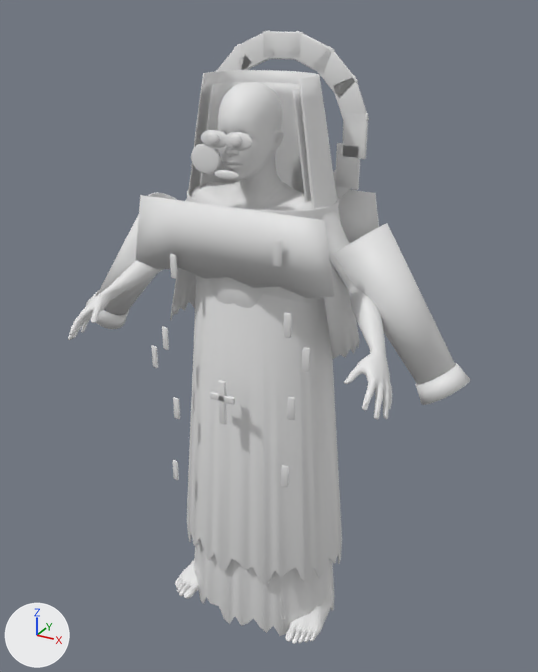
Renders of the Blender file assets/generated/cathedral_roster/stained_shade/model.blend from each side of a commit.
One viewpoint serves both versions: a 50 mm lens placed at (1.08, -1.916, 1.99), pointed at (0.031, -0.009, 1.036). The lights are fixed; the arrows at lower left show +X, +Y and +Z. The picture after the commit comes second. Materials are left out; every surface is plain grey.
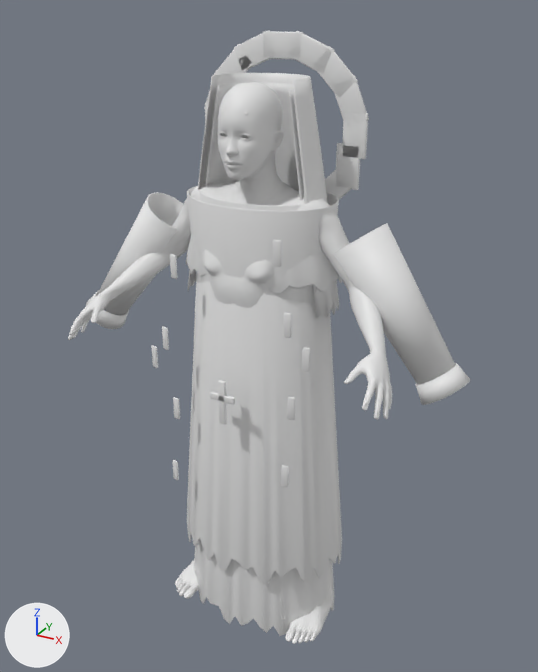
Changed parts and their boxes [x1, y1, x2, y2] in the pictures (538 x 672 px):
'IvoryShoulderBibFront', deleted: before [135, 195, 335, 298]
'OuterVeil', reshaped (20% narrower, 15% shorter): before [170, 70, 360, 359]; after [188, 73, 339, 318]
'InnerWimple', reshaped: before [199, 82, 311, 203]; after [206, 83, 305, 200]
'IvoryShoulderCape', added: after [186, 192, 342, 294]
'IvoryShoulderBibBack', deleted: before [338, 190, 379, 243]
'CheekDecay', deleted: before [191, 144, 219, 174]
'EyeSocket_R', deleted: before [225, 132, 253, 151]
'EyeSocket_L', deleted: before [201, 130, 226, 148]
'MouthShadow', deleted: before [215, 170, 239, 180]
'Eye_R', deleted: before [230, 134, 242, 148]
'Eye_L', deleted: before [207, 132, 219, 146]
'stained_shade_Body.teeth_base', added (mostly hidden): after [242, 136, 249, 138]

The change, as a list of edits to the scene's bpy script:
```text
Change me_outerveilmesh_001:
    remove me_outerveilmesh_001.from_pydata(...)  # 210 vertices, 164 faces; spans x -0.324..0.324, y -0.092..0.207, z 1.042..1.822
    add me_outerveilmesh_001.from_pydata(...)  # 210 vertices, 164 faces; spans x -0.253..0.253, y -0.075..0.17, z 1.153..1.817
    me_outerveilmesh_001 part 1: 210 of 210 vertices moved; they spanned x -0.324..0.324, y -0.092..0.207, z 1.042..1.822 and now span x -0.253..0.253, y -0.075..0.17, z 1.153..1.817; mean shift (0.0, -0.011, 0.045)
Change me_innerwimplemesh_001:
    remove me_innerwimplemesh_001.from_pydata(...)  # 210 vertices, 164 faces; spans x -0.218..0.218, y -0.066..0.148, z 1.38..1.791
    add me_innerwimplemesh_001.from_pydata(...)  # 210 vertices, 164 faces; spans x -0.185..0.185, y -0.059..0.133, z 1.436..1.791
    me_innerwimplemesh_001 part 2: 210 of 210 vertices moved; they spanned x -0.218..0.218, y -0.066..0.148, z 1.38..1.791 and now span x -0.185..0.185, y -0.059..0.133, z 1.436..1.791; mean shift (0.0, -0.005, 0.025)
Add me_cube_019_1:
    me_cube_019_1.from_pydata(...)  # a box spanning x -0.037..0.037, y -0.0056..0.0056, z -0.0648..0.0648
    me_cube_019_1.polygons.foreach_set('use_smooth', [True] * 6)
Add me_cube_018_1:
    me_cube_018_1.from_pydata(...)  # a box spanning x -0.037..0.037, y -0.0056..0.0056, z -0.0648..0.0648
    me_cube_018_1.polygons.foreach_set('use_smooth', [True] * 6)
Add me_cube_008_1:
    me_cube_008_1.from_pydata(...)  # a box spanning x -0.0111..0.0111, y -0.0037..0.0037, z -0.037..0.037
    me_cube_008_1.polygons.foreach_set('use_smooth', [True] * 6)
Remove ob_ivoryshoulderbibfront:
    ob_ivoryshoulderbibfront = bpy.data.objects.new('IvoryShoulderBibFront', me_ivoryshoulderbibfrontmesh_001)
Remove ob_ivoryshoulderbibback:
    ob_ivoryshoulderbibback = bpy.data.objects.new('IvoryShoulderBibBack', me_ivoryshoulderbibbackmesh_001)
Remove ob_eyesocket_l:
    ob_eyesocket_l = bpy.data.objects.new('EyeSocket_L', me_sphere_012)
Remove ob_eyesocket_r:
    ob_eyesocket_r = bpy.data.objects.new('EyeSocket_R', me_sphere_013)
Remove ob_eye_l:
    ob_eye_l = bpy.data.objects.new('Eye_L', me_sphere_014)
Remove ob_eye_r:
    ob_eye_r = bpy.data.objects.new('Eye_R', me_sphere_015)
Remove ob_mouthshadow:
    ob_mouthshadow = bpy.data.objects.new('MouthShadow', me_sphere_016)
Remove ob_cheekdecay:
    ob_cheekdecay = bpy.data.objects.new('CheekDecay', me_sphere_017)
Change ob_glassshard00:
    ob_glassshard00: bpy.data.objects.new('GlassShard00', me_cube_010) -> bpy.data.objects.new('GlassShard00', me_cube_008_1)
Change ob_glassshard02:
    ob_glassshard02: bpy.data.objects.new('GlassShard02', me_cube_012) -> bpy.data.objects.new('GlassShard02', me_cube_010)
Change ob_glassshard04:
    ob_glassshard04: bpy.data.objects.new('GlassShard04', me_cube_014) -> bpy.data.objects.new('GlassShard04', me_cube_012)
Change ob_glassshard05:
    ob_glassshard05: bpy.data.objects.new('GlassShard05', me_cube_015) -> bpy.data.objects.new('GlassShard05', me_cube_013)
Change ob_glassshard06:
    ob_glassshard06: bpy.data.objects.new('GlassShard06', me_cube_016) -> bpy.data.objects.new('GlassShard06', me_cube_014)
Change ob_glassshard07:
    ob_glassshard07: bpy.data.objects.new('GlassShard07', me_cube_017) -> bpy.data.objects.new('GlassShard07', me_cube_015)
Change ob_glassshard08:
    ob_glassshard08: bpy.data.objects.new('GlassShard08', me_cube_018) -> bpy.data.objects.new('GlassShard08', me_cube_016)
Change ob_glassshard09:
    ob_glassshard09: bpy.data.objects.new('GlassShard09', me_cube_019) -> bpy.data.objects.new('GlassShard09', me_cube_017)
Change ob_haloglass_00:
    ob_haloglass_00: bpy.data.objects.new('HaloGlass_00', me_cube_020) -> bpy.data.objects.new('HaloGlass_00', me_cube_018_1)
Change ob_haloglass_01:
    ob_haloglass_01: bpy.data.objects.new('HaloGlass_01', me_cube_021) -> bpy.data.objects.new('HaloGlass_01', me_cube_019_1)
Change ob_haloglass_02:
    ob_haloglass_02: bpy.data.objects.new('HaloGlass_02', me_cube_022) -> bpy.data.objects.new('HaloGlass_02', me_cube_020)
Change ob_haloglass_03:
    ob_haloglass_03: bpy.data.objects.new('HaloGlass_03', me_cube_023) -> bpy.data.objects.new('HaloGlass_03', me_cube_021)
Change ob_haloglass_04:
    ob_haloglass_04: bpy.data.objects.new('HaloGlass_04', me_cube_024) -> bpy.data.objects.new('HaloGlass_04', me_cube_022)
Change ob_haloglass_05:
    ob_haloglass_05: bpy.data.objects.new('HaloGlass_05', me_cube_025) -> bpy.data.objects.new('HaloGlass_05', me_cube_023)
Change ob_haloglass_06:
    ob_haloglass_06: bpy.data.objects.new('HaloGlass_06', me_cube_026) -> bpy.data.objects.new('HaloGlass_06', me_cube_024)
Change ob_haloglass_07:
    ob_haloglass_07: bpy.data.objects.new('HaloGlass_07', me_cube_027) -> bpy.data.objects.new('HaloGlass_07', me_cube_025)
Change ob_haloglass_08:
    ob_haloglass_08: bpy.data.objects.new('HaloGlass_08', me_cube_028) -> bpy.data.objects.new('HaloGlass_08', me_cube_026)
Change ob_haloglass_14:
    ob_haloglass_14: bpy.data.objects.new('HaloGlass_14', me_cube_034) -> bpy.data.objects.new('HaloGlass_14', me_cube_032)
Change ob_haloglass_15:
    ob_haloglass_15: bpy.data.objects.new('HaloGlass_15', me_cube_035) -> bpy.data.objects.new('HaloGlass_15', me_cube_033)
Add ob_ivoryshouldercape:
    ob_ivoryshouldercape = bpy.data.objects.new('IvoryShoulderCape', me_ivoryshouldercapemesh_001)  # 112 vertices, 56 faces; spans x -0.259..0.259, y -0.159..0.159, z 1.24..1.489; modifiers SOLIDIFY, BEVEL
    ob_ivoryshouldercape.location = (0.0, 0.0, 0.0)
Add ob_stained_shade_body_teeth_base:
    ob_stained_shade_body_teeth_base = bpy.data.objects.new('stained_shade_Body.teeth_base', me_teeth_base_002)  # 3868 vertices, 3560 faces; spans x -0.0331..0.0331, y -0.1554..-0.0744, z 1.6217..1.6763
    ob_stained_shade_body_teeth_base.location = (0.0, 0.0, 0.0)
```
